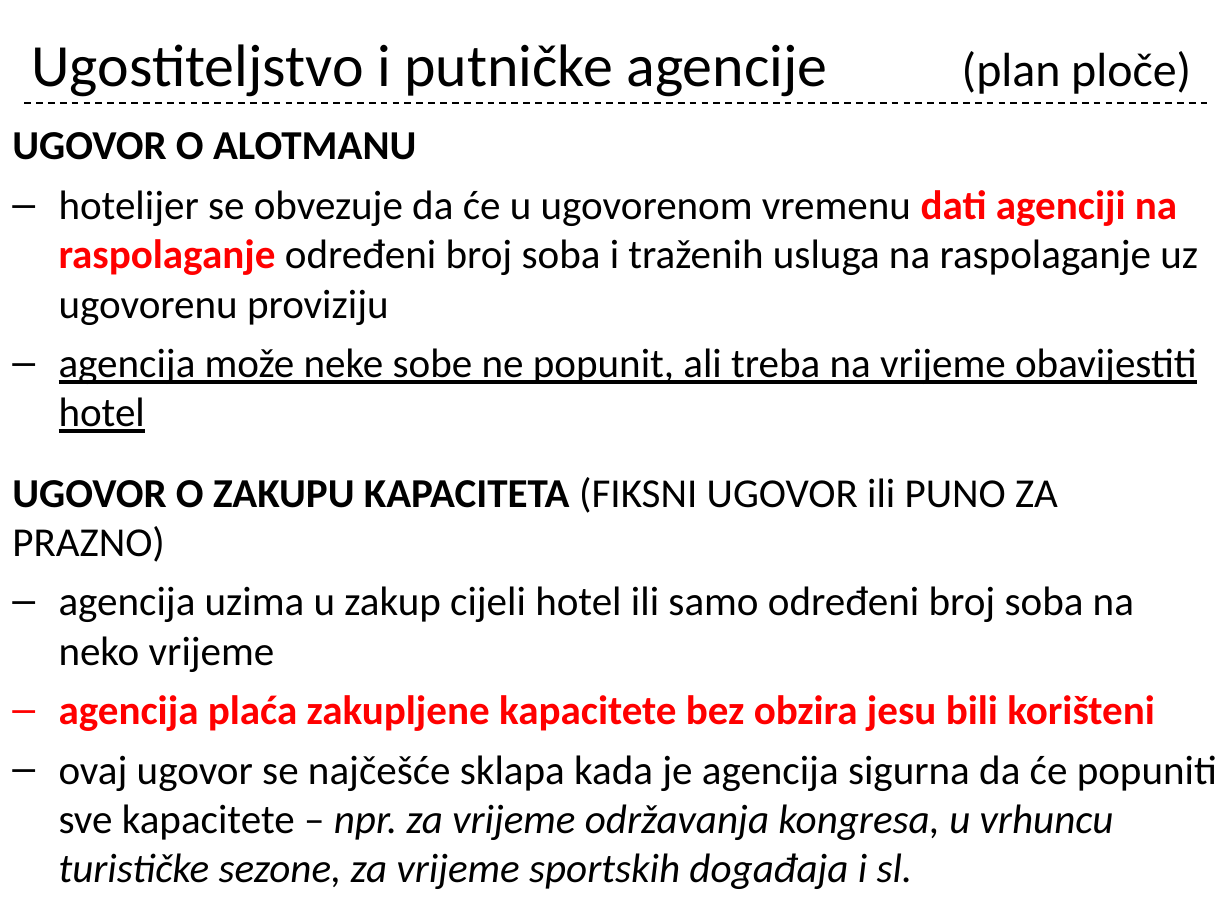
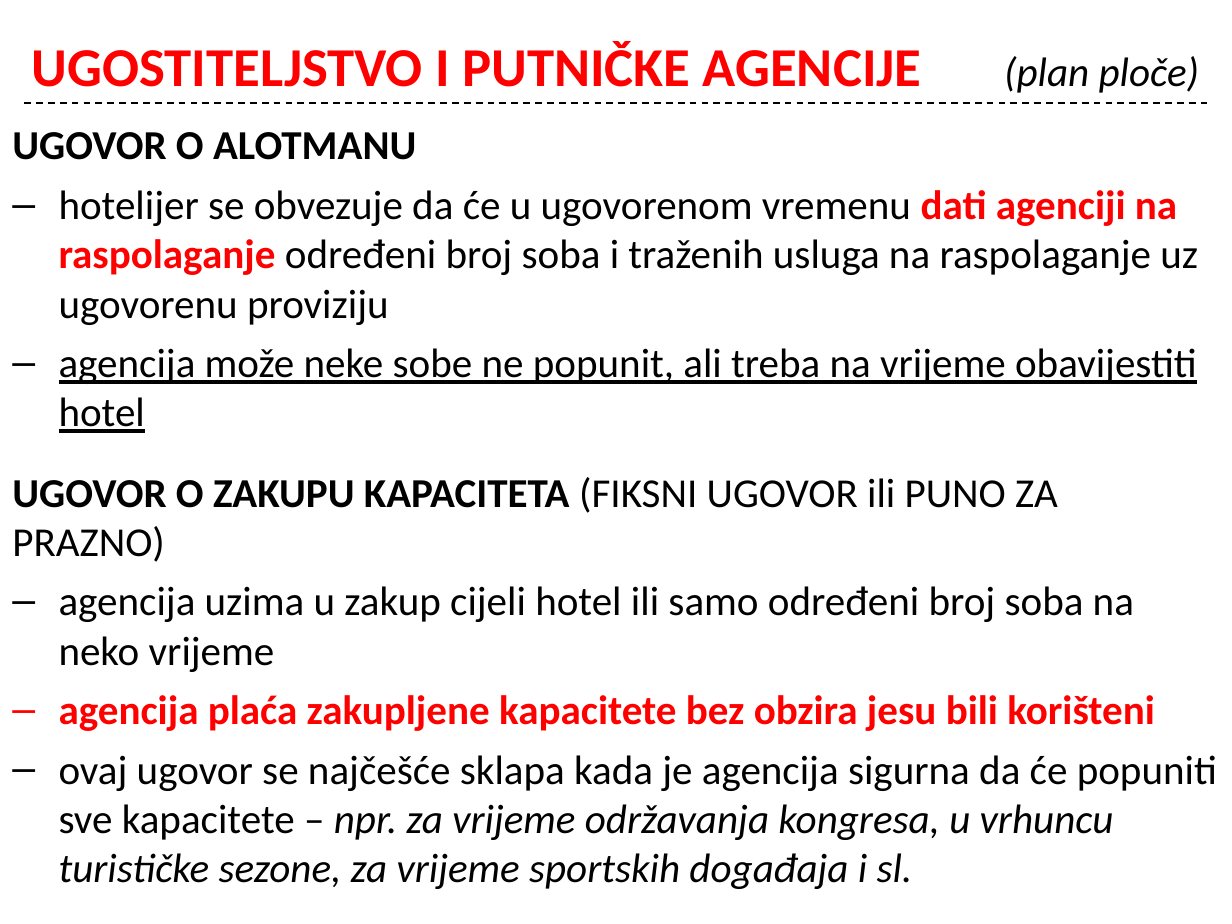
Before and after one commit to cornx/print, a slide deck: slide 19 of data/organizacija/002_Ugostiteljstvo_kao_gosp_djelatnost.pptx. Drawn at 1232x924 pixels with LibreOffice and Linux fonts; fonts in the diff are those of the drawing. Boxes give left, top, right and bottom in pixels: in the first picture for what was removed or moved away, otherwise in the second. Text is boxed around its words. In the diff, an @@ line names an element or a change of style, - is before the commit and + after.

```diff
--- a/data/organizacija/002_Ugostiteljstvo_kao_gosp_djelatnost.pptx
+++ b/data/organizacija/002_Ugostiteljstvo_kao_gosp_djelatnost.pptx
@@ title at box(32, 41, 1199, 93): text changed; size 35 to 32 pt; text colour #000000 to #FF0000; bold on @@
-Ugostiteljstvo i putničke agencije (plan ploče)
+UGOSTITELJSTVO I PUTNIČKE AGENCIJE (plan ploče)
```
Also in this commit, not shown: 24 other slides changed.
